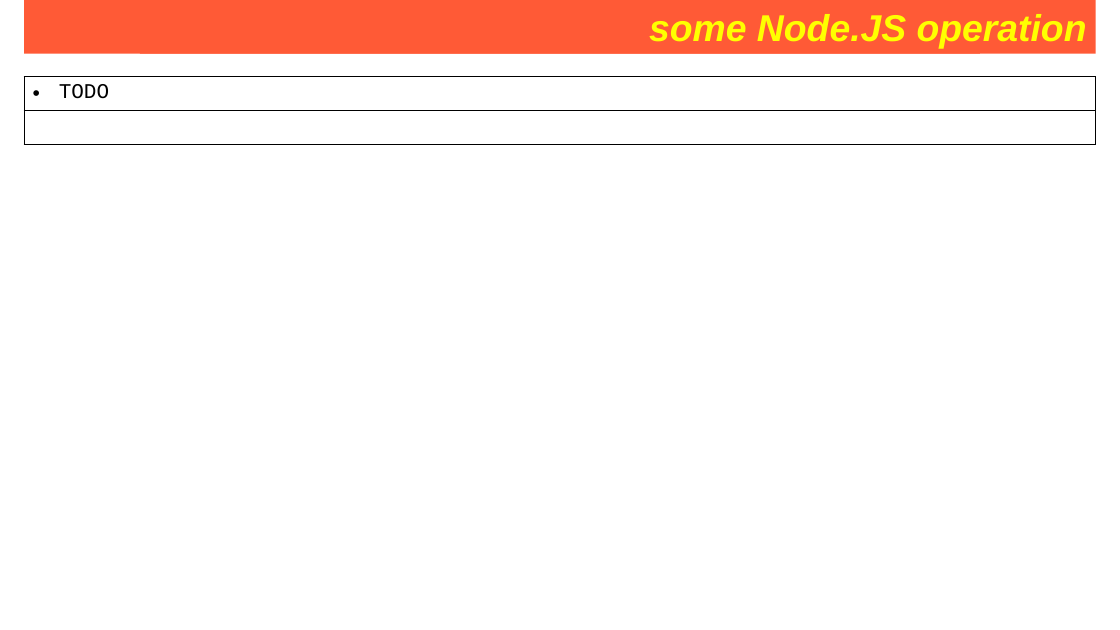
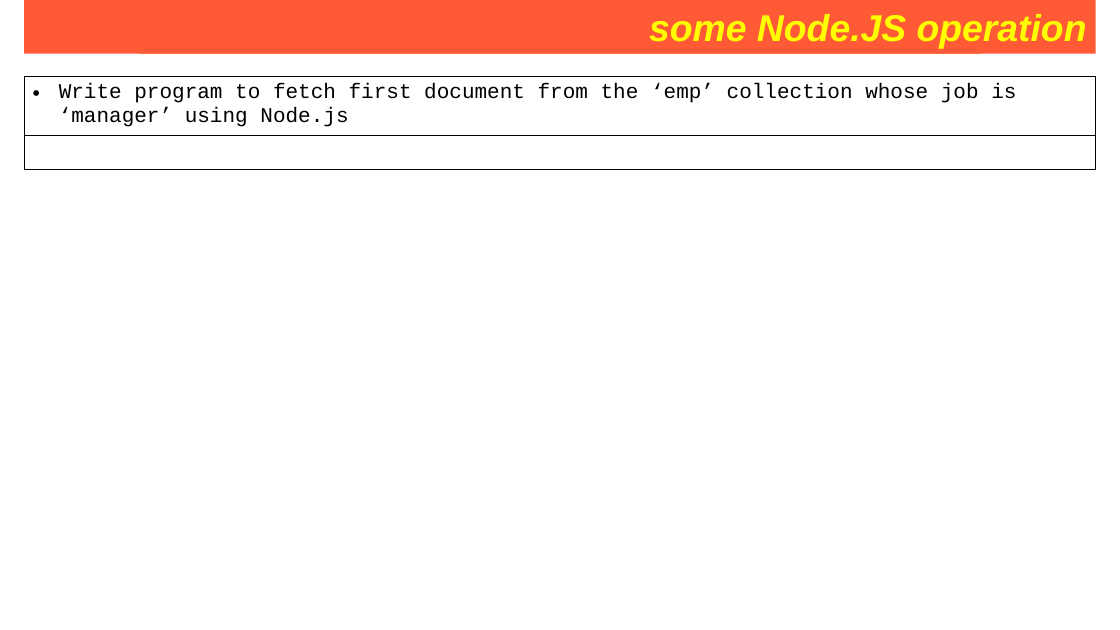
Before and after one commit to Saleel-Bagde/PPT-s, a slide deck: slide 254 of MongoDB PPT.pptx. Drawn at 1120x630 pixels with LibreOffice and Linux fonts; fonts in the diff are those of the drawing. Boxes give left, top, right and bottom in pixels: in the first picture for what was removed or moved away, otherwise in the second. Text is boxed around its words. In the diff, an @@ line names an element or a change of style, - is before the commit and + after.

```diff
--- a/MongoDB PPT.pptx
+++ b/MongoDB PPT.pptx
@@ table at <box>24,77,1096,171</box> @@
-row 1, column 1: TODO
+row 1, column 1: Write program to fetch first document from the ‘emp’ collection whose job is ‘manager’ using Node.js
```
Also in this commit, not shown: 6 other slides changed.
